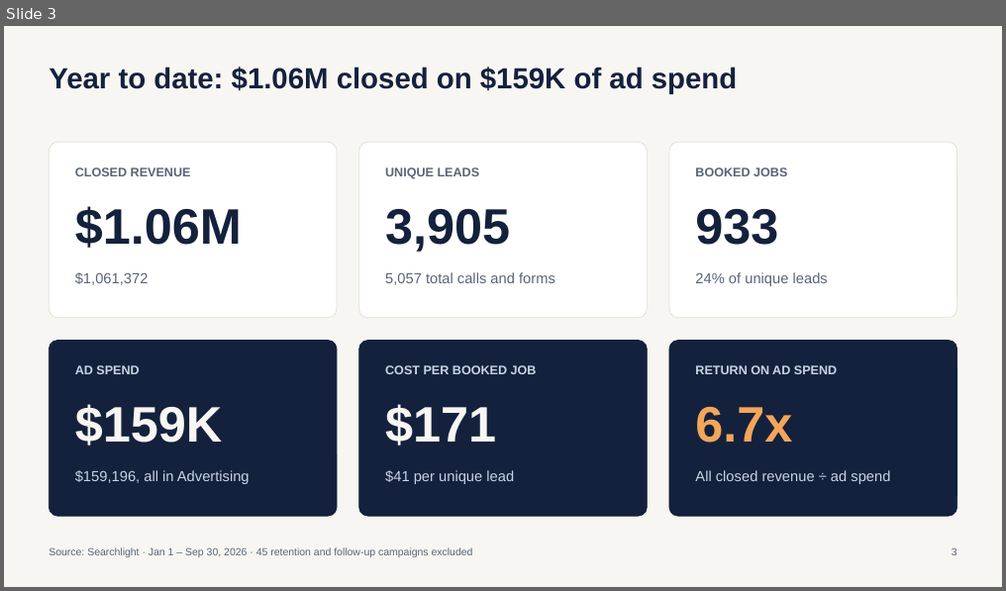
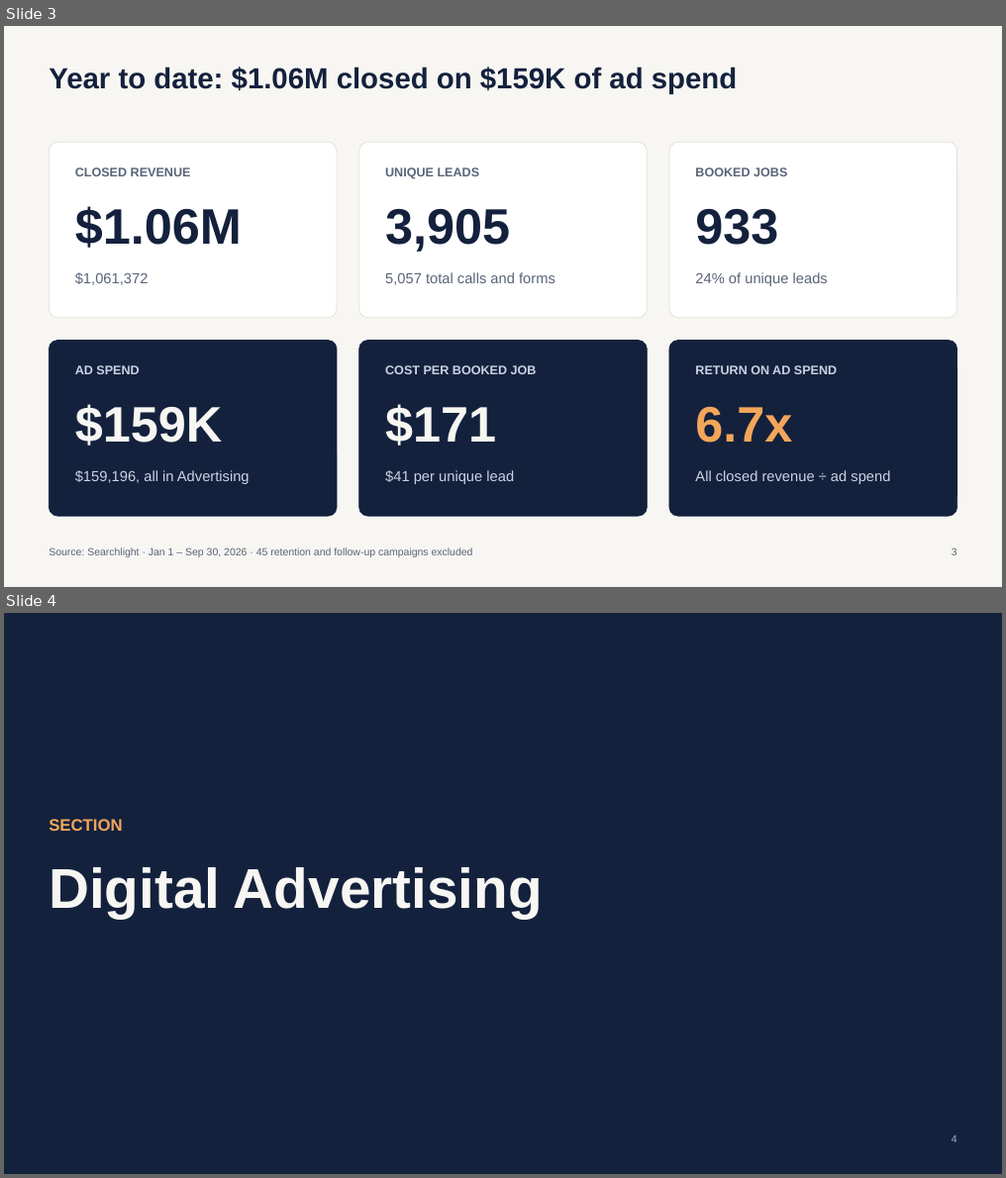
Before and after one commit to MktgCAP/Searchlight-YTD-Analysis, a slide deck: Coastal-Air-Plus-YTD-Performance-Sep2026.pptx. Shown one above the other, each under a label of ours: slide 3 before the commit, slides 3 and 4 after it. The pictures are 1006x591 and 1006x1178 pixels, drawn with LibreOffice and Linux fonts; fonts in the diff are those of the drawing. Boxes give left, top, right and bottom in pixels: in the first picture for what was removed or moved away, otherwise in the second. Text is boxed around its words. In the diff, an @@ line names an element or a change of style, - is before the commit and + after.

```diff
--- a/Coastal-Air-Plus-YTD-Performance-Sep2026.pptx
+++ b/Coastal-Air-Plus-YTD-Performance-Sep2026.pptx
@@ slide 4 added at [4, 613, 1002, 1174], background #14213D @@
@@ text added at [49, 819, 122, 831], 16 pt, text #F2A65A, bold @@
+SECTION
@@ text added at [49, 867, 543, 918], 54 pt, text #F7F6F2, bold @@
+Digital Advertising
@@ text added at [951, 1136, 957, 1143], 10 pt, text #9FB0C9 @@
+4
```
Also in this commit, not shown: 9 slides changed.
